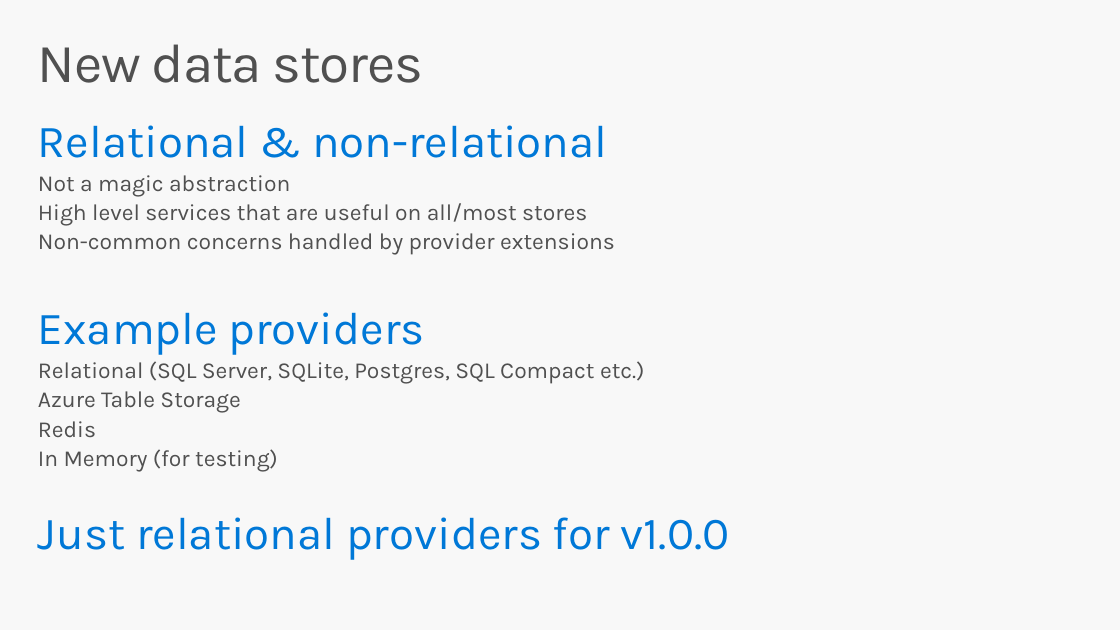
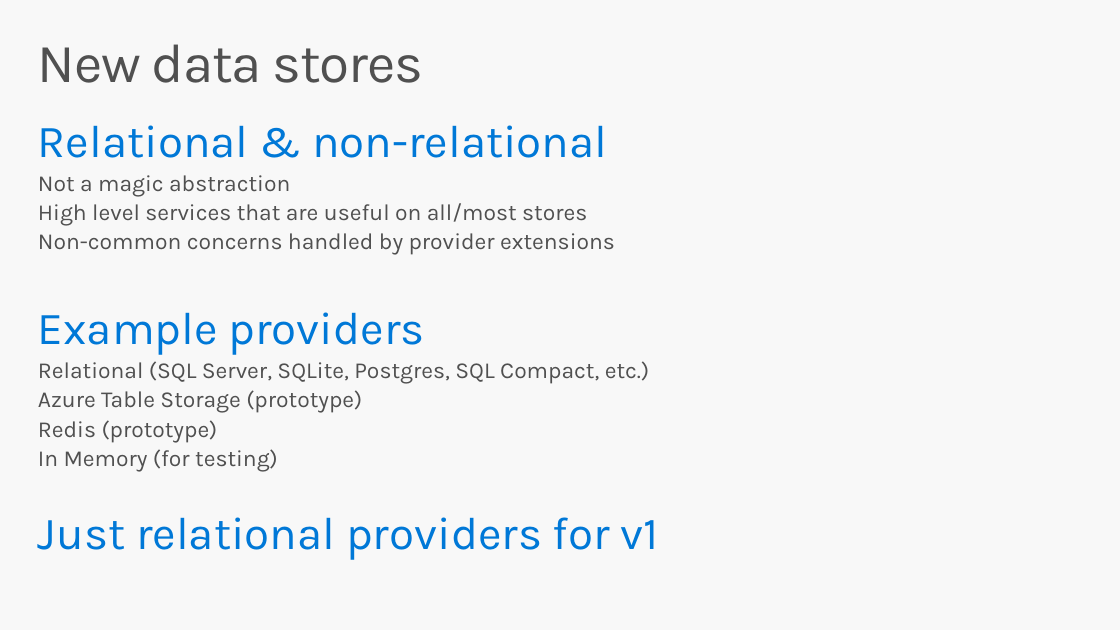
Before and after one commit to rowanmiller/Demo-EFCore, a slide deck: slide 12 of SlideDeck.pptx (slide 9 before the commit). Drawn at 1120x630 pixels with LibreOffice and Linux fonts; fonts in the diff are those of the drawing. Boxes give left, top, right and bottom in pixels: in the first picture for what was removed or moved away, otherwise in the second. Text is boxed around its words. In the diff, an @@ line names an element or a change of style, - is before the commit and + after.

```diff
--- a/SlideDeck.pptx
+++ b/SlideDeck.pptx
@@ text at [38, 361, 649, 443]: text changed @@
-Relational (SQL Server, SQLite, Postgres, SQL Compact etc.)
-Azure Table Storage
-Redis
+Relational (SQL Server, SQLite, Postgres, SQL Compact, etc.)
+Azure Table Storage (prototype)
+Redis (prototype)
@@ text at [38, 517, 659, 560]: text changed @@
-Just relational providers for v1.0.0
+Just relational providers for v1
```
Also in this commit, not shown: 9 other slides changed, 6 slides added, 1 slide removed, 1 other file.
